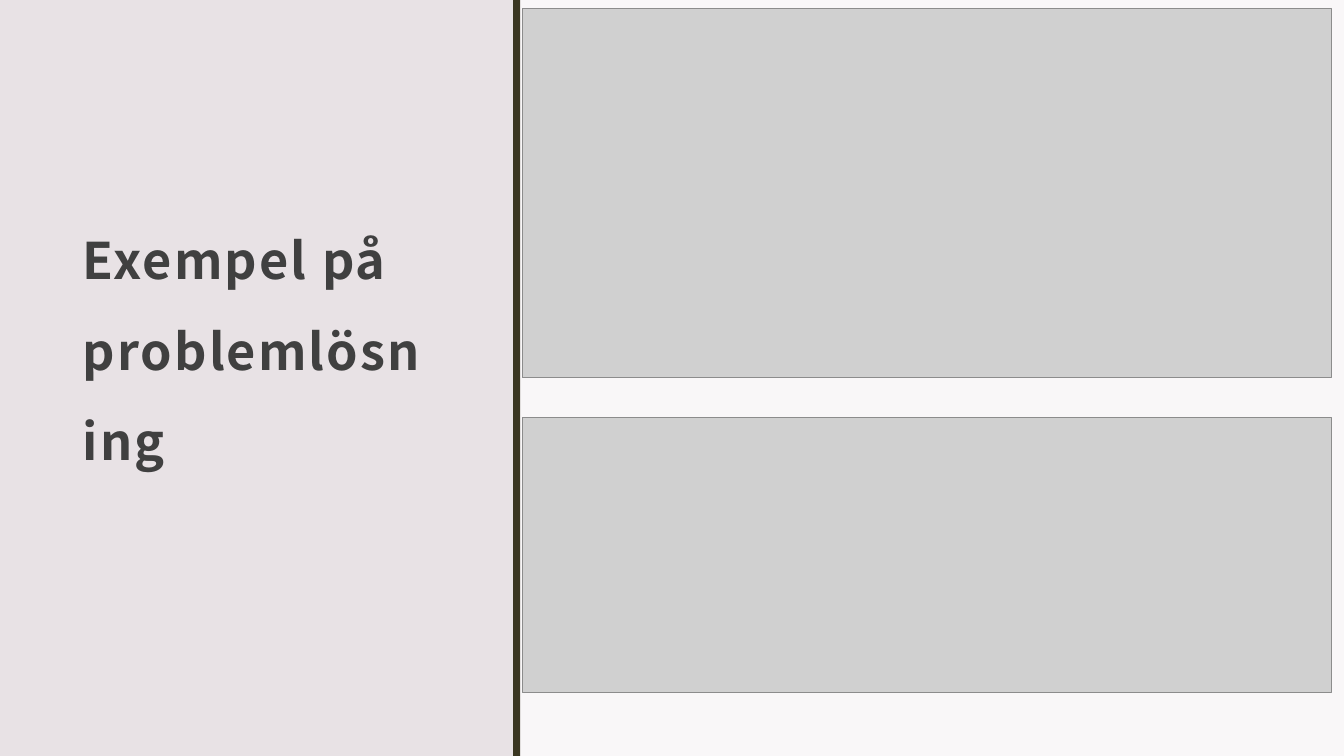
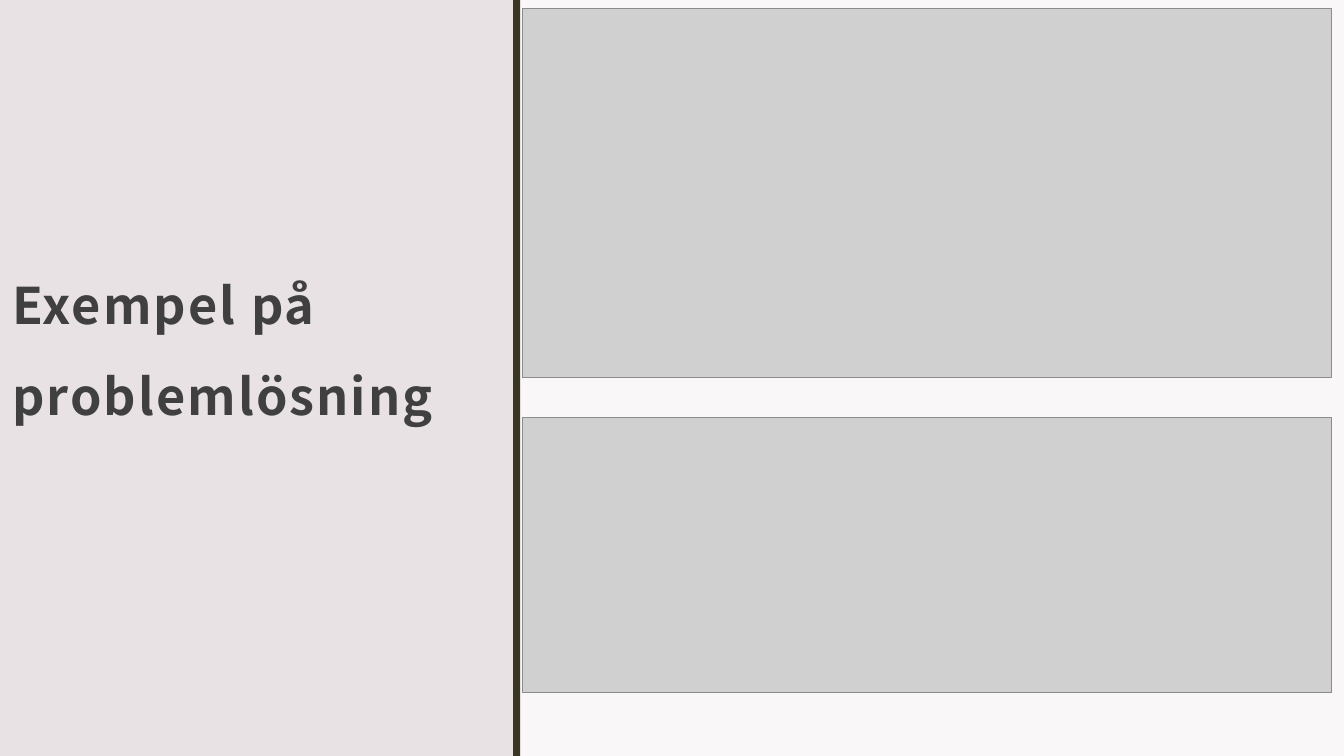
Before and after one commit to OPA20-teamwork/Smart-note-FRONTEND---BACKEND, a slide deck: slide 5 of Grupp 7 powerpoint.pptx. Drawn at 1344x756 pixels with LibreOffice and Linux fonts; fonts in the diff are those of the drawing; grey boxes stand for pictures. Boxes give left, top, right and bottom in pixels: in the first picture for what was removed or moved away, otherwise in the second. Text is boxed around its words. In the diff, an @@ line names an element or a change of style, - is before the commit and + after.

```diff
--- a/Grupp 7 powerpoint.pptx
+++ b/Grupp 7 powerpoint.pptx
@@ title "Exempel på problemlösning" rewrapped from <box>83,235,386,290</box> to <box>12,280,432,427</box> @@
```
Also in this commit, not shown: 4 other slides changed, 1 slide removed, 14 other files.
